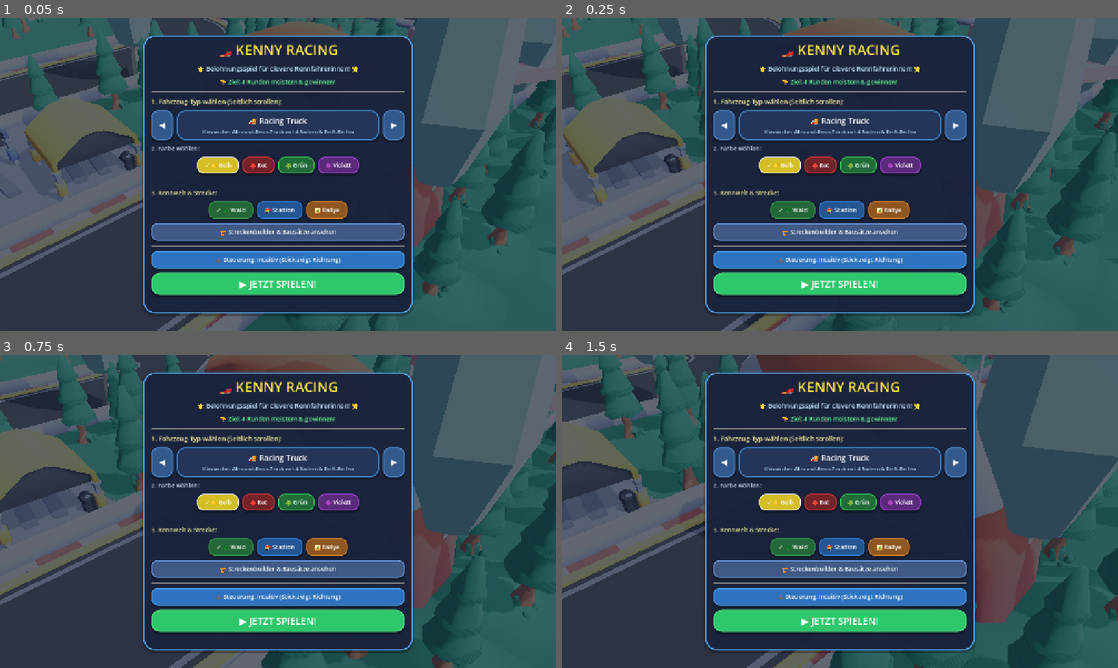
Above: before the commit, frames 1-4 (two rows, left to right).
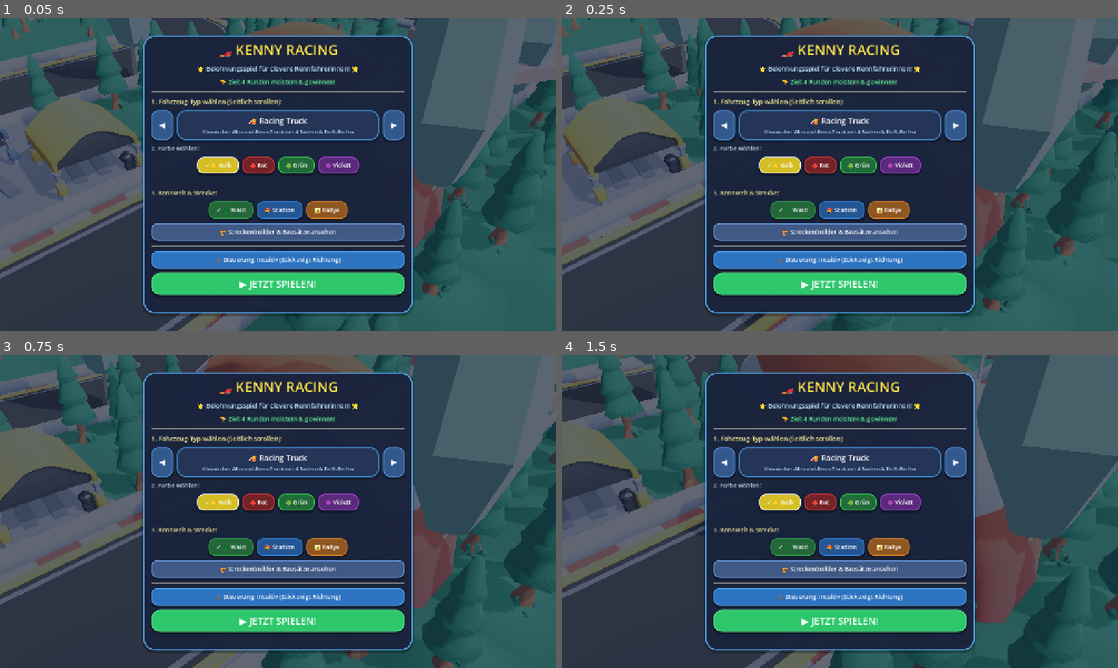
Above: after the commit, the same moments.

Repository: christopheschneider86-rgb/Kenny-Racing
Game: Godot game, scene res://scenes/main.tscn
Two runs of this game, one before a commit and one after it. Both use one fixed random seed, a clock stepped at 60 frames per second and the inputs below.
Inputs (mouse positions are in pixels of both pictures, inside the frame that each line leads up to):
- Up to frame 1 (0.05 s): no input
- Up to frame 2 (0.25 s): no input
- Up to frame 3 (0.75 s): move the mouse to (400, 495) at 0.52 s; hold D (right) from 0.53 s (still down); click (400, 495) at 0.67 s
- Up to frame 4 (1.5 s): release D (right) at 1.25 s; drag from (728, 527) to (812, 574) at 1.27 s

Frame 1 is identical in both runs. In frame 2, 0.2% of the frame differs, in the area x 0-100%, y 0-100%; in frame 3, 0.4%; in frame 4, 0.5%.

Commit message:
fix(compatibility): align project features to 4.3, default physics engine, and simplify web preset

Diff:
--- a/project.godot
+++ b/project.godot
@@ -17,7 +17,7 @@
 config/name="Starter Kit Racing"
 config/tags=PackedStringArray("starterkit")
 run/main_scene="res://scenes/main.tscn"
-config/features=PackedStringArray("4.6", "Forward Plus")
+config/features=PackedStringArray("4.3", "GL Compatibility")
 boot_splash/bg_color=Color(0.921875, 0.921875, 0.957031, 1)
 boot_splash/image="res://splash-screen.png"
 config/icon="res://icon.png"
@@ -85,11 +85,11 @@
 
 [physics]
 
-3d/physics_engine="Jolt Physics"
-3d/physics_engine.web="default"
+3d/physics_engine="default"
 
 [rendering]
 
+renderer/rendering_method="gl_compatibility"
 renderer/rendering_method.web="gl_compatibility"
 lights_and_shadows/directional_shadow/soft_shadow_filter_quality=3
 environment/ssao/quality=3
Not shown, changed: export_presets.cfg
